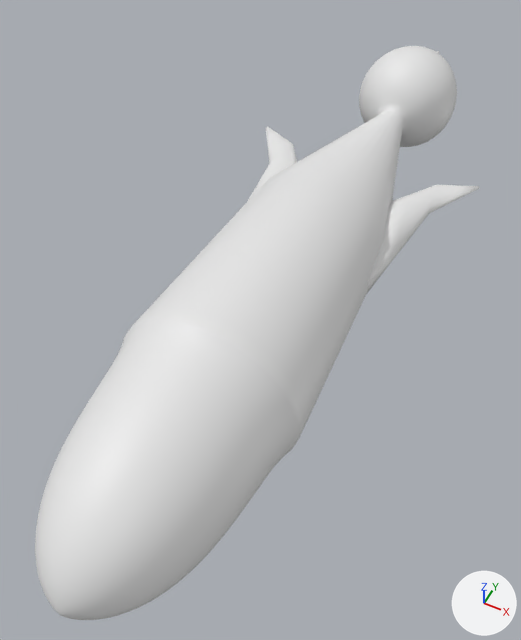
What one commit did to the glTF model frontend/public/fish212.glb.
Before and after are seen from a camera (50 mm lens) standing at (2.96, -11.04, 7.3) and looking at (-0.34, -4.45, -0.93). The lights are fixed; the arrows at lower right show +X, +Y and +Z. The picture after the commit comes second. Vertices at exactly the same position are counted once.

In view in the first picture: 'Fish'.
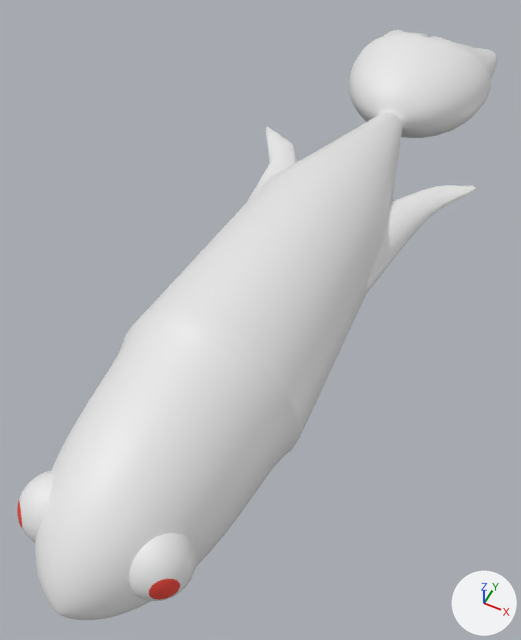
What the commit changed:
Material 'Material.471' (mat_material_471) is new.
Its base color is (0.8, 0.0586, 0.0378) (red #e74437).
Material 'TailMaterial.235' (mat_tailmaterial_235) is new.
Its base color is (0.8, 0.8, 0.8) (white #e7e7e7).
me_headmesh2_099 is used by ob_fish; location (0.0, 0.0, 0.0).
me_headmesh2_099 had 4897 vertices, 9782 faces and spanned x -1.92..1.92, y -9.6..2.89, z -1.25..1.25.
me_headmesh2_099 now has 5734 vertices, 11356 faces and spans x -1.92..1.91, y -9.6..3.37, z -1.25..1.25.
me_headmesh2_099 part 1: a new loose piece of 482 vertices spanning x 0.22..1.03, y -9.14..-8.33, z -0.21..0.59.
me_headmesh2_099 part 2: a new loose piece of 482 vertices spanning x -1.03..-0.22, y -9.14..-8.33, z -0.21..0.59.
me_headmesh2_099 part 3: 306 vertices moved from x -0.87..1.92, y -3.02..0.79, z -0.87..0.85 to x -1.26..1.91, y -3.02..1.27, z -0.43..0.74; 1321 vertices removed from x -0.89..1.92, y -4.47..2.89, z -0.89..0.89; 1194 vertices added at x -1.32..1.87, y -4.45..3.37, z -0.81..0.81.
me_headmesh2_099 gains material mat_material_471 (red #e74437).
me_headmesh2_099 gains material mat_tailmaterial_235 (white #e7e7e7).

Boxes [x1, y1, x2, y2] around the edits, measured in the pictures (521 x 640 px; the box of a moved part takes in the faces that stretch with it):
'Fish', reshaped (8% wider): before [35, 46, 479, 620]; after [17, 30, 497, 620]
part 1 of me_headmesh2_099, added: after [129, 533, 197, 601]
part 2 of me_headmesh2_099, added: after [17, 470, 53, 542]
part 3 of me_headmesh2_099, moved or reshaped: before [365, 46, 479, 293]; after [352, 30, 497, 292]
